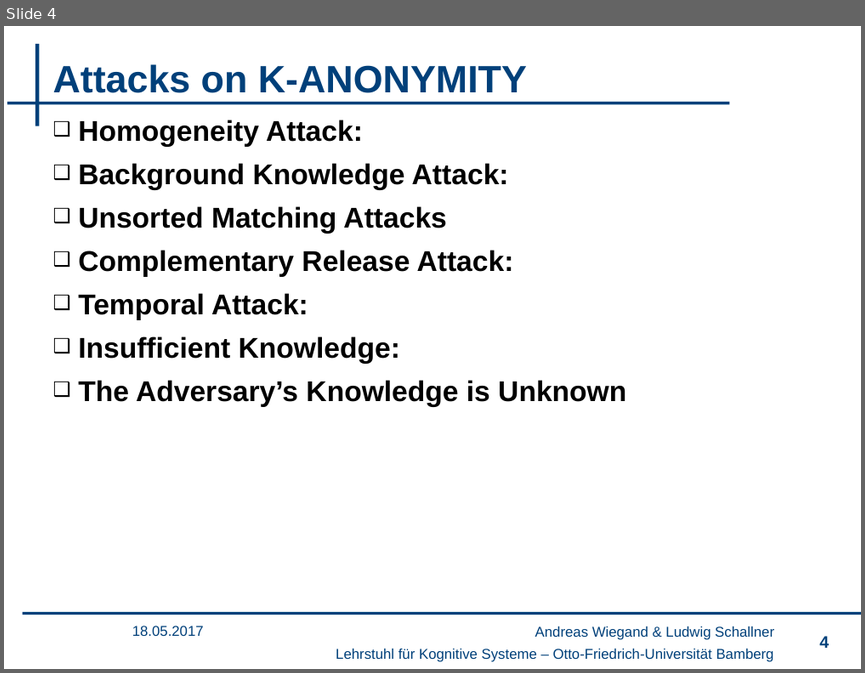
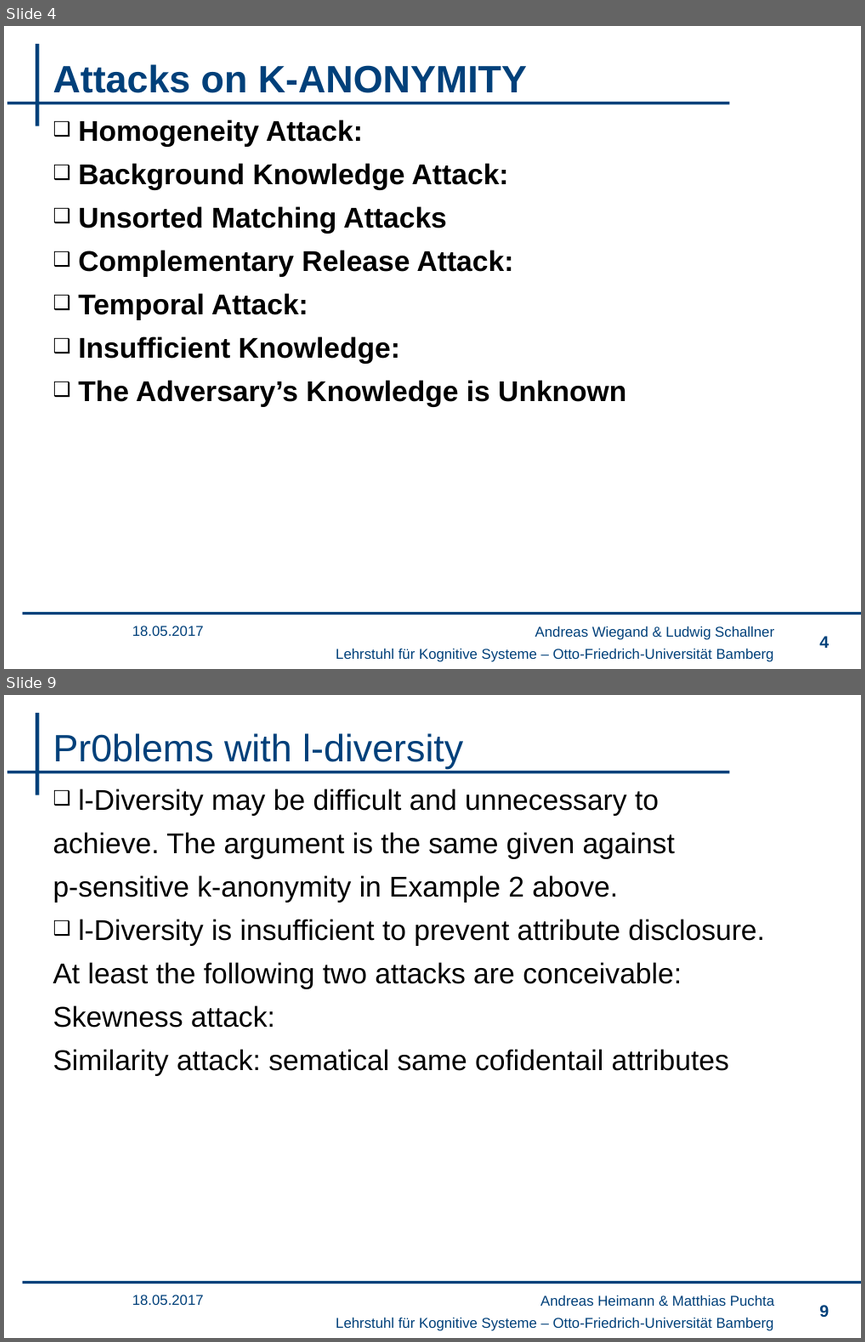
Before and after one commit to wsgan001/PSI-MSem, a slide deck: presentation/sicherheits.pptx. Shown one above the other, each under a label of ours: slide 4 before the commit, slides 4 and 9 after it; the slides between them are not shown. The pictures are 865x673 and 865x1342 pixels, drawn with LibreOffice and Linux fonts; fonts in the diff are those of the drawing; background and template pictures are left out. Boxes give left, top, right and bottom in pixels: in the first picture for what was removed or moved away, otherwise in the second. Text is boxed around its words. In the diff, an @@ line names an element or a change of style, - is before the commit and + after.

```diff
--- a/presentation/sicherheits.pptx
+++ b/presentation/sicherheits.pptx
@@ slide 9 added at <box>4,695,861,1338</box>, background #FFFFFF; not listed: 4 template elements that a slide beside it also shows @@
@@ title added at <box>53,733,463,769</box>, 32 pt, text #00407A @@
+Pr0blems with l-diversity
@@ text added at <box>53,789,765,1076</box>, 24 pt, text #000000 @@
+❑ l-Diversity may be difficult and unnecessary to
+achieve. The argument is the same given against
+p-sensitive k-anonymity in Example 2 above.
+❑ l-Diversity is insufficient to prevent attribute disclosure.
+At least the following two attacks are conceivable:
+Skewness attack:
+Similarity attack: sematical same cofidentail attributes
@@ text added at <box>132,1294,204,1304</box>, 12 pt, text #00407A @@
+18.05.2017
@@ text added at <box>540,1295,774,1305</box>, 12 pt, text #00407A @@
+Andreas Heimann & Matthias Puchta
@@ page number added at <box>819,1304,828,1316</box>, 14 pt, text #00407A @@
+9
```
Also in this commit, not shown: 4 slides changed, 3 other slides added, 1 other file.
